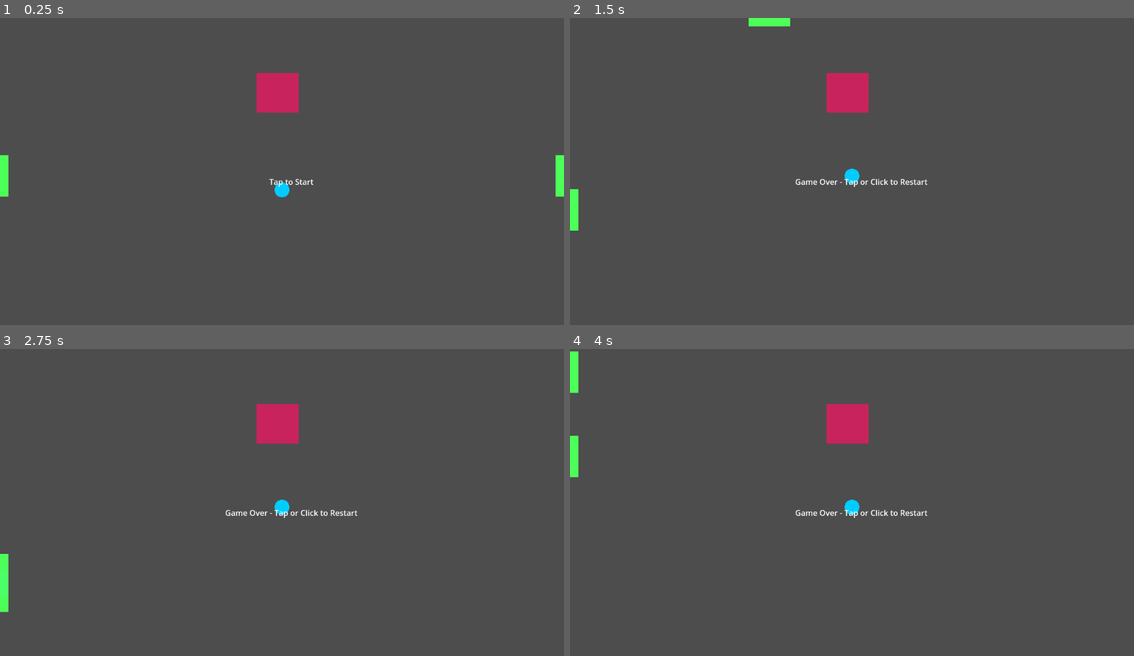
Above: before the commit, frames 1-4 (two rows, left to right).
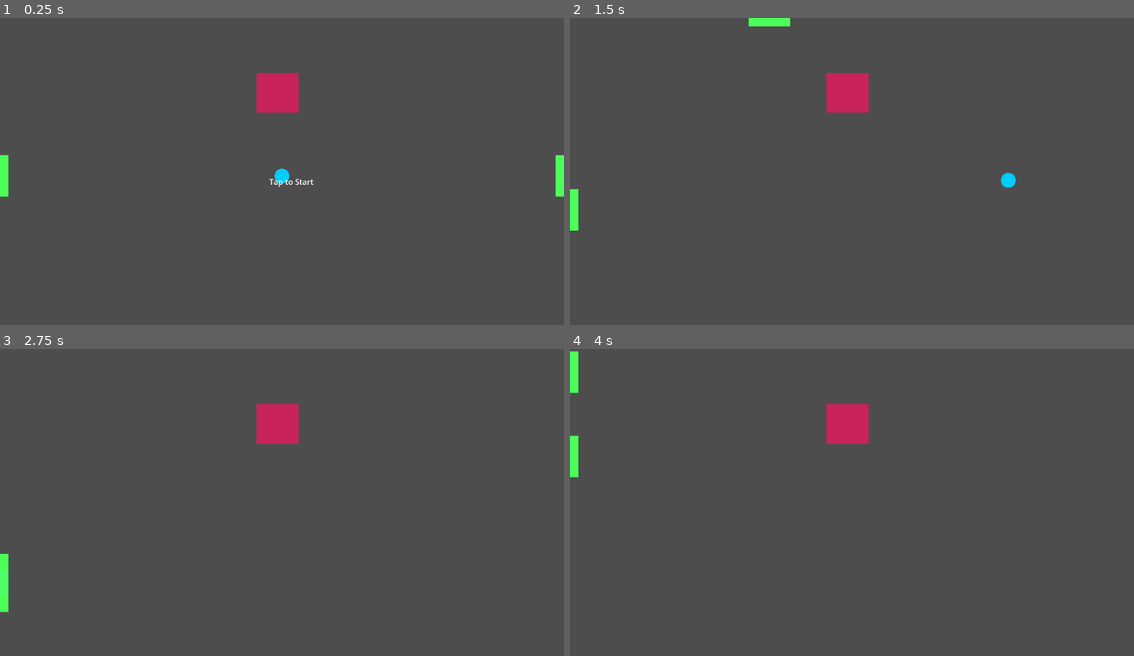
Above: after the commit, the same moments.

Repository: JTheoMitr/pong-infinity
Game: Godot game, scene res://main.tscn
The game is run twice, just before and just after one commit, with the same random seed, the same clock (stepped at 60 frames per second) and the same inputs.
Inputs (mouse positions are in pixels of both pictures, inside the frame that each line leads up to):
- Up to frame 1 (0.25 s): no input
- Up to frame 2 (1.5 s): tap Enter at 0.5, 1.25 s; move the mouse to (976, 159) at 0.52 s; hold Up (ui_up) 0.53-1.25 s; tap S (s) at 0.6 s; click (976, 159) at 0.67 s; tap W (w) at 0.8 s; drag from (739, 192) to (823, 239) at 1.27 s
- Up to frame 3 (2.75 s): tap Enter at 2 s; move the mouse to (338, 438) at 2.02 s; hold Up (ui_up) from 2.03 s (still down); tap S (s) at 2.1 s; tap W (w) at 2.3 s
- Up to frame 4 (4 s): release Up (ui_up) at 2.75 s; tap Enter at 2.75, 3.5 s; drag from (823, 570) to (682, 459) at 2.77 s; move the mouse to (1021, 554) at 3.52 s; hold Down (ui_down) from 3.53 s (still down); tap S (s) at 3.6 s; tap W (w) at 3.8 s

The runs differ from the first frame. In frame 1, 0.2% of the frame differs, in the area x 48-52%, y 49-59%; in frame 2, 0.4%, in the area x 39-80%, y 49-56%; in frame 3, 0.3%; in frame 4, 0.3%.

Commit message:
ball is bouncing
and playing is feeling pretty good already

Diff:
--- a/ball.gd
+++ b/ball.gd
@@ -1,31 +1,54 @@
 # res://Scripts/ball.gd
 extends RigidBody2D
 
-@export var speed: float = 400.0
+@export var base_speed: float = 400.0
+var direction: Vector2 = Vector2.ZERO
 @onready var sprite: Sprite2D = $Sprite2D
 
-# Called when the node enters the scene tree
+
 func _ready() -> void:
+	gravity_scale = 0.0
+	linear_damp = 0.0
+	angular_damp = 0.0
 	reset()
 
 
 func launch() -> void:
-	# Start moving slightly off-center to avoid straight bounce
-	var dir := Vector2.LEFT.rotated(deg_to_rad(randf_range(-15.0, 15.0)))
-	linear_velocity = dir * speed
+	# Launch either left or right randomly at a slight vertical angle
+	var side: int = -1 if randi() % 2 == 0 else 1
+	var angle_offset: float = deg_to_rad(randf_range(-15.0, 15.0))
+	direction = Vector2(side, 0).rotated(angle_offset).normalized()
+	linear_velocity = direction * base_speed
 
 
 func reset() -> void:
-	# Recenter the ball in the middle of the viewport
 	position = get_viewport_rect().size * 0.5
 	linear_velocity = Vector2.ZERO
+	direction = Vector2.ZERO
 
 
-func _physics_process(_delta: float) -> void:
-	# Check if the ball is out of bounds (missed by paddles)
-	var screen_size := get_viewport_rect().size
-	if position.x < 0.0 or position.x > screen_size.x \
-	or position.y < 0.0 or position.y > screen_size.y:
+func _on_body_entered(body: Node) -> void:
+	if body.is_in_group("wall"):
 		if get_tree().current_scene.has_method("game_over"):
 			get_tree().current_scene.game_over()
 		reset()
+	elif body.is_in_group("paddle"):
+		print("paddle hit")
+		# Optional: add points or speed up ball
+		# base_speed *= 1.03  # small speed-up each bounce
+
+
+func bounce_from_paddle(paddle: Node) -> void:
+	# Reflect direction depending on where on the paddle you hit
+	var normal: Vector2 = (position - paddle.position).normalized()
+	direction = direction.bounce(normal).normalized()
+
+	# --- keep constant speed ---
+	linear_velocity = direction * base_speed
+
+
+func _integrate_forces(state: PhysicsDirectBodyState2D) -> void:
+	# Maintain exact constant speed each physics tick
+	if linear_velocity.length() > 0.0:
+		direction = linear_velocity.normalized()
+		linear_velocity = direction * base_speed
--- a/ball.tscn
+++ b/ball.tscn
@@ -1,12 +1,19 @@
-[gd_scene load_steps=4 format=3 uid="uid://bgwonp5ln5nay"]
+[gd_scene load_steps=5 format=3 uid="uid://bgwonp5ln5nay"]
 
 [ext_resource type="Script" uid="uid://bd6fe4bm8j4t3" path="res://ball.gd" id="1_x8fbi"]
 [ext_resource type="Texture2D" uid="uid://bfutvfvpc00dw" path="res://Assets/Sprites/ball_sprite.png" id="2_41u45"]
+
+[sub_resource type="PhysicsMaterial" id="PhysicsMaterial_41u45"]
+friction = 0.0
+bounce = 1.0
 
 [sub_resource type="CircleShape2D" id="CircleShape2D_41u45"]
 radius = 15.0
 
 [node name="Ball" type="RigidBody2D"]
+physics_material_override = SubResource("PhysicsMaterial_41u45")
+gravity_scale = 0.0
+lock_rotation = true
 script = ExtResource("1_x8fbi")
 
 [node name="Sprite2D" type="Sprite2D" parent="."]
@@ -14,3 +21,5 @@
 
 [node name="CollisionShape2D" type="CollisionShape2D" parent="."]
 shape = SubResource("CircleShape2D_41u45")
+
+[connection signal="body_entered" from="." to="." method="_on_body_entered"]
--- a/main.gd
+++ b/main.gd
@@ -2,8 +2,8 @@
 extends Node2D
 
 @onready var ball: RigidBody2D        = $Ball
-@onready var paddle_left: Area2D      = $PaddleLeft
-@onready var paddle_right: Area2D     = $PaddleRight
+@onready var paddle_left: StaticBody2D      = $PaddleLeft
+@onready var paddle_right: StaticBody2D     = $PaddleRight
 @onready var hud: CanvasLayer         = $HUD
 @onready var cam: Camera2D            = $Camera2D
 
--- a/paddle.gd
+++ b/paddle.gd
@@ -1,5 +1,5 @@
 # res://Scripts/paddle.gd
-extends Area2D
+extends StaticBody2D
 
 @export var is_left: bool = true
 @export var speed: float = 400.0
--- a/paddle.tscn
+++ b/paddle.tscn
@@ -1,13 +1,18 @@
-[gd_scene load_steps=5 format=3 uid="uid://bc6k7vt46fl5l"]
+[gd_scene load_steps=6 format=3 uid="uid://bc6k7vt46fl5l"]
 
 [ext_resource type="Script" uid="uid://cgp2mf8m7h5bs" path="res://paddle.gd" id="1_0sbc1"]
 [ext_resource type="Material" uid="uid://c6ic038xtix64" path="res://Assets/Shaders/glow_material.tres" id="2_r112f"]
 [ext_resource type="Texture2D" uid="uid://devvw2y3iu7sp" path="res://Assets/Sprites/paddle_sprite.png" id="3_2bcmx"]
 
+[sub_resource type="PhysicsMaterial" id="PhysicsMaterial_r112f"]
+friction = 0.0
+bounce = 1.0
+
 [sub_resource type="RectangleShape2D" id="RectangleShape2D_0sbc1"]
 size = Vector2(34.5, 85)
 
-[node name="Paddle" type="Area2D"]
+[node name="Paddle" type="StaticBody2D" groups=["paddle"]]
+physics_material_override = SubResource("PhysicsMaterial_r112f")
 script = ExtResource("1_0sbc1")
 
 [node name="Sprite2D" type="Sprite2D" parent="."]
--- a/walls.tscn
+++ b/walls.tscn
@@ -2,7 +2,7 @@
 
 [sub_resource type="RectangleShape2D" id="RectangleShape2D_oelu8"]
 
-[node name="Walls" type="StaticBody2D"]
+[node name="Walls" type="StaticBody2D" groups=["walls"]]
 
 [node name="CollisionShape2D" type="CollisionShape2D" parent="."]
 shape = SubResource("RectangleShape2D_oelu8")
